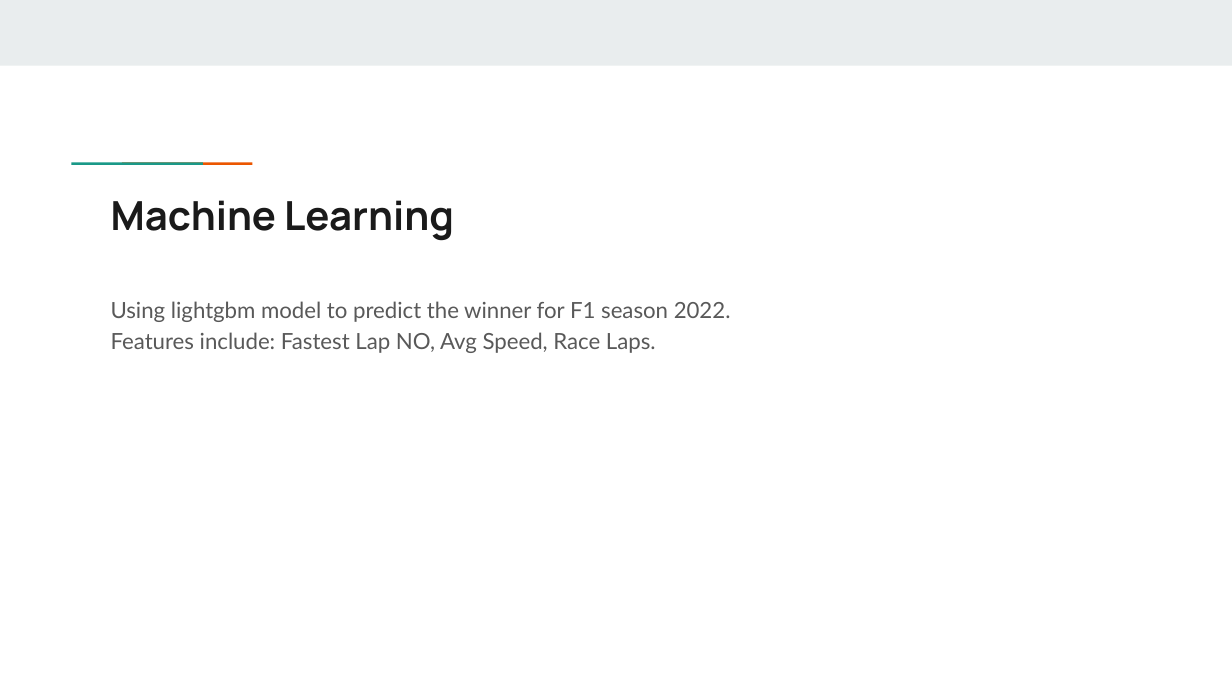
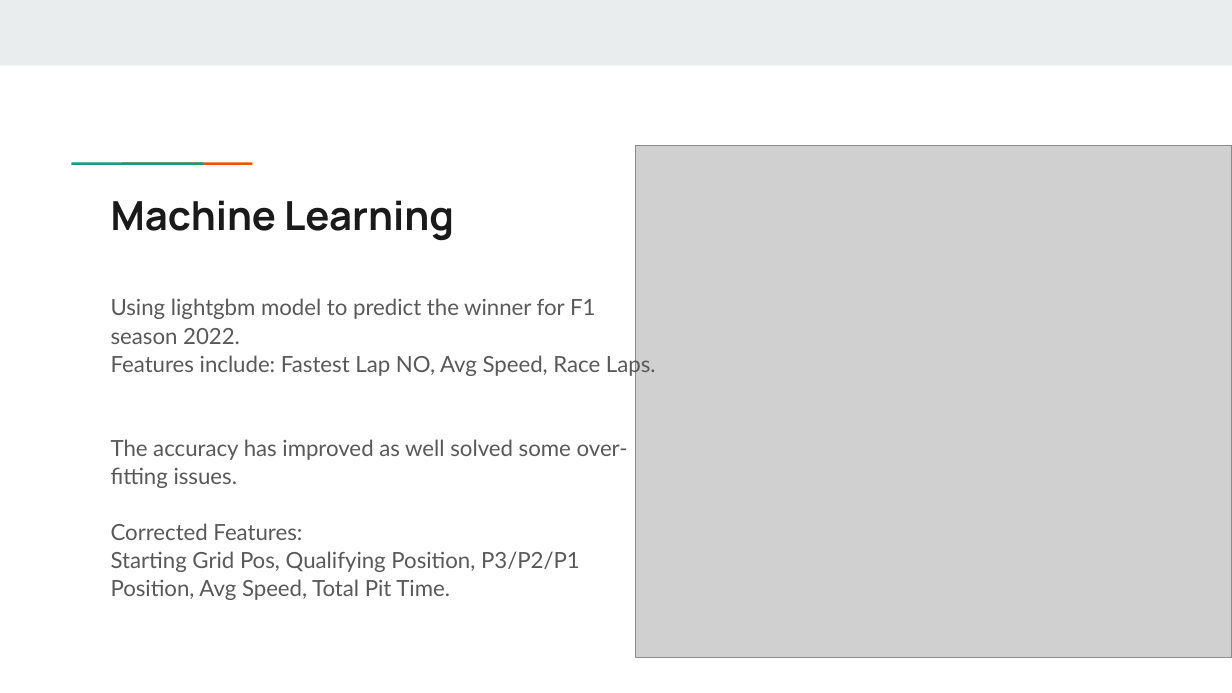
Before and after one commit to Spakicey/2022-Formula1-Analysis, a slide deck: slide 9 of Final Project.pptx. Drawn at 1232x693 pixels with LibreOffice and Linux fonts; fonts in the diff are those of the drawing; grey boxes stand for pictures. Boxes give left, top, right and bottom in pixels: in the first picture for what was removed or moved away, otherwise in the second. Text is boxed around its words. In the diff, an @@ line names an element or a change of style, - is before the commit and + after.

```diff
--- a/Final Project.pptx
+++ b/Final Project.pptx
@@ picture added at [636,145,1232,658] @@
@@ text at [111,298,656,377]: line spacing 1.15 to 1.05 @@
@@ text at [111,439,628,600]: paragraphs added @@
+The accuracy has improved as well solved some over-fitting issues.
+Corrected Features:
+Starting Grid Pos, Qualifying Position, P3/P2/P1 Position, Avg Speed, Total Pit Time.
```
